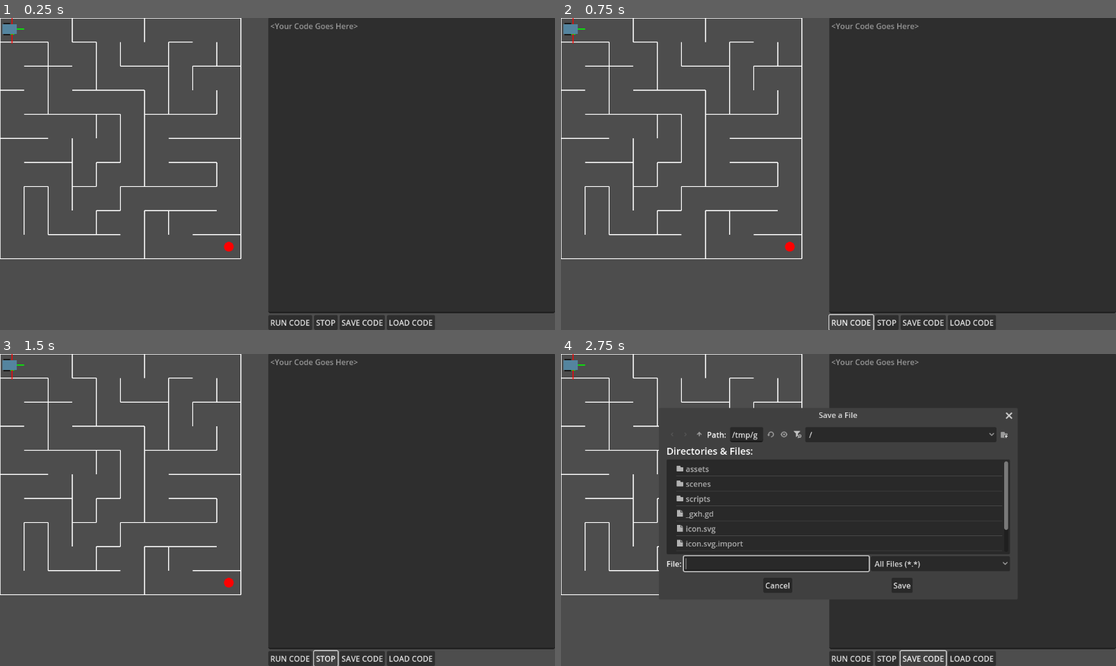
Above: before the commit, frames 1-4 (two rows, left to right).
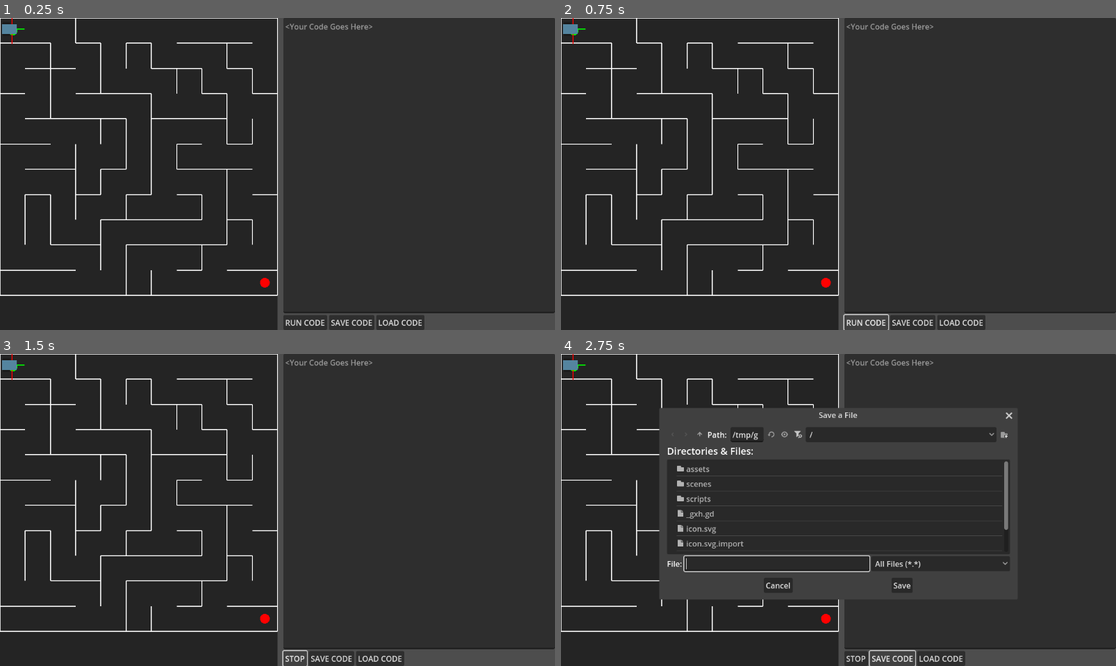
Above: after the commit, the same moments.

Repository: jamesabsolom/micromouse
Game: Godot game, scene res://scenes/main.tscn
The game is run twice, just before and just after one commit, with the same random seed, the same clock (stepped at 60 frames per second) and the same inputs.
Inputs:
- Up to frame 1 (0.25 s): no input
- Up to frame 2 (0.75 s): click "RUN CODE" at 0.5 s
- Up to frame 3 (1.5 s): click "STOP" at 1.25 s
- Up to frame 4 (2.75 s): click "SAVE CODE" at 2 s

The runs differ from the first frame. In frame 1, 50% of the frame differs, in the area x 0-79%, y 0-100%; in frame 2, 50%; in frame 3, 50%; in frame 4, 31%.

Commit message:
Added resize functionality to the windows

Diff:
--- a/scenes/main.tscn
+++ b/scenes/main.tscn
@@ -8,57 +8,89 @@
 
 [node name="Main" type="Node2D"]
 
-[node name="Maze" type="Node2D" parent="."]
+[node name="Mouse" parent="." instance=ExtResource("2_sugp2")]
+z_index = 6
+position = Vector2(25, 23)
+
+[node name="UI" type="CanvasLayer" parent="."]
+layer = -1
+
+[node name="HSplitContainer" type="HSplitContainer" parent="UI"]
+anchors_preset = 15
+anchor_right = 1.0
+anchor_bottom = 1.0
+grow_horizontal = 2
+grow_vertical = 2
+size_flags_horizontal = 2
+size_flags_vertical = 10
+split_offset = 560
+dragging_enabled = false
+
+[node name="Container" type="Control" parent="UI/HSplitContainer"]
+layout_mode = 2
+
+[node name="Maze" type="Node2D" parent="UI/HSplitContainer/Container"]
+z_index = 4
+z_as_relative = false
 script = ExtResource("1_0wfyh")
+background_path = NodePath("../bkgrnd")
+mouse_path = NodePath("../../../../Mouse")
+splitter_path = NodePath("../..")
 
-[node name="Goal" type="Area2D" parent="Maze"]
+[node name="Goal" type="Area2D" parent="UI/HSplitContainer/Container/Maze"]
 
-[node name="CollisionShape2D" type="CollisionShape2D" parent="Maze/Goal"]
+[node name="CollisionShape2D" type="CollisionShape2D" parent="UI/HSplitContainer/Container/Maze/Goal"]
 shape = SubResource("CircleShape2D_sugp2")
 
-[node name="UI" type="CanvasLayer" parent="."]
-
-[node name="VBoxContainer" type="VBoxContainer" parent="UI"]
-anchors_preset = 3
-anchor_left = 1.0
-anchor_top = 1.0
+[node name="bkgrnd" type="ColorRect" parent="UI/HSplitContainer/Container"]
+z_index = -10
+z_as_relative = false
+layout_mode = 1
+anchors_preset = 15
 anchor_right = 1.0
 anchor_bottom = 1.0
-offset_left = -595.0
-offset_top = -649.0
-grow_horizontal = 0
-grow_vertical = 0
-size_flags_vertical = 2
+grow_horizontal = 2
+grow_vertical = 2
+color = Color(0.142858, 0.142858, 0.142858, 1)
+
+[node name="Container2" type="Control" parent="UI/HSplitContainer"]
+layout_mode = 2
+size_flags_horizontal = 3
+
+[node name="VBoxContainer" type="VBoxContainer" parent="UI/HSplitContainer/Container2"]
+layout_mode = 1
+anchors_preset = 15
+anchor_right = 1.0
+anchor_bottom = 1.0
+grow_horizontal = 2
+grow_vertical = 2
+size_flags_stretch_ratio = 0.0
 script = ExtResource("2_jyhfs")
-mouse_path = NodePath("../../Mouse")
+mouse_path = NodePath("../../../../Mouse")
 
-[node name="CodeEditor" type="TextEdit" parent="UI/VBoxContainer"]
+[node name="CodeEditor" type="TextEdit" parent="UI/HSplitContainer/Container2/VBoxContainer"]
 layout_mode = 2
 size_flags_vertical = 3
 placeholder_text = "<Your Code Goes Here>"
 scroll_smooth = true
 
-[node name="HBoxContainer" type="HBoxContainer" parent="UI/VBoxContainer"]
+[node name="HBoxContainer" type="HBoxContainer" parent="UI/HSplitContainer/Container2/VBoxContainer"]
 layout_mode = 2
+size_flags_vertical = 0
 
-[node name="RunButton" type="Button" parent="UI/VBoxContainer/HBoxContainer"]
+[node name="RunButton" type="Button" parent="UI/HSplitContainer/Container2/VBoxContainer/HBoxContainer"]
 layout_mode = 2
 text = "RUN CODE"
 
-[node name="StopButton" type="Button" parent="UI/VBoxContainer/HBoxContainer"]
-layout_mode = 2
-text = "STOP"
-
-[node name="SaveButton" type="Button" parent="UI/VBoxContainer/HBoxContainer"]
+[node name="SaveButton" type="Button" parent="UI/HSplitContainer/Container2/VBoxContainer/HBoxContainer"]
 layout_mode = 2
 text = "SAVE CODE"
 
-[node name="LoadButton" type="Button" parent="UI/VBoxContainer/HBoxContainer"]
+[node name="LoadButton" type="Button" parent="UI/HSplitContainer/Container2/VBoxContainer/HBoxContainer"]
 layout_mode = 2
 text = "LOAD CODE"
 
-[node name="FileDialog" type="FileDialog" parent="UI/VBoxContainer"]
+[node name="FileDialog" type="FileDialog" parent="UI/HSplitContainer/Container2/VBoxContainer"]
 access = 2
 
-[node name="Mouse" parent="." instance=ExtResource("2_sugp2")]
-position = Vector2(25, 23)
+[connection signal="body_entered" from="UI/HSplitContainer/Container/Maze/Goal" to="UI/HSplitContainer/Container2/VBoxContainer" method="_on_Goal_body_entered"]
--- a/scripts/globals.gd
+++ b/scripts/globals.gd
@@ -4,9 +4,10 @@
 var interpreter_debug_enabled := false
 var debug_enabled := false
 var sensor_debug := false
+var print_parse_tree = false
 
 ## MOUSE SETTINGS ##
 var move_speed := 5
-var move_delay := 0.01
+var move_delay := 0.001
 var turn_delay := 0.01
-var repeat_delay := 0.01
+var repeat_delay := 0
--- a/scripts/maze.gd
+++ b/scripts/maze.gd
@@ -1,17 +1,33 @@
 extends Node2D
 
-const CELL_SIZE = 50
-const WIDTH = 10
-const HEIGHT = 10
+const WIDTH = 11
+const HEIGHT = 11
 
+var CELL_SIZE: float
 var grid = []
 var start = Vector2(0, 0)
 var end = Vector2(WIDTH - 1, HEIGHT - 1)
 
+@export var background_path: NodePath
+@export var mouse_path: NodePath
+@export var splitter_path: NodePath
+
 @onready var goal = $Goal
+@onready var background = get_node(background_path)
+@onready var mouse = get_node(mouse_path)
+@onready var splitter = get_node(splitter_path)
 
 func _ready():
 	generate_maze()
+	# Compute CELL_SIZE so the maze occupies half the screen width:
+	#   total maze pixel width = WIDTH * CELL_SIZE
+	#   we want: WIDTH * CELL_SIZE = viewport_width / 2
+	await get_tree().process_frame
+	splitter.set_split_offset(get_viewport_rect().size.x/2)
+	var vp_width = get_viewport_rect().size.x/2
+	print(vp_width)
+	CELL_SIZE = vp_width / WIDTH
+	mouse.resize_mouse(CELL_SIZE)
 	queue_redraw()
 	var goal_pos = end * CELL_SIZE + Vector2(CELL_SIZE / 2, CELL_SIZE / 2)
 	goal.global_position = goal_pos
@@ -22,6 +38,8 @@
 		shape.radius = CELL_SIZE / 3
 	elif shape is RectangleShape2D:
 		shape.extents = Vector2(CELL_SIZE / 3, CELL_SIZE / 3)
+
+	get_viewport().connect("size_changed", Callable(self, "_on_viewport_resized"))
 
 func generate_maze():
 	grid = []
@@ -118,7 +136,12 @@
 	draw_circle(start_pos, 10, Color.GREEN)
 	draw_circle(end_pos, 10, Color.RED)
 
-func _on_Goal_body_entered(body):
-	if body.name == "Mouse":
-		print("🎉 Robot reached the goal!")
-		body.get_parent().interpreter.stop()  # Or call from scene root/UI
+func _on_viewport_resized():
+	# Recompute CELL_SIZE and redraw
+	splitter.set_split_offset(get_viewport_rect().size.x/2)
+	var vp_width = get_viewport_rect().size.x/2
+	print(vp_width)
+	CELL_SIZE = vp_width / WIDTH
+	mouse.resize_mouse(CELL_SIZE)
+	draw_maze()
+	queue_redraw()
--- a/scripts/mouse.gd
+++ b/scripts/mouse.gd
@@ -8,6 +8,7 @@
 @onready var front_prox: RayCast2D = $FrontProx
 @onready var left_prox: RayCast2D = $LeftProx
 @onready var right_prox: RayCast2D = $RightProx
+@onready var starting_scale = self.scale
 
 func _ready() -> void:
 	move_speed = Globals.move_speed
@@ -18,6 +19,7 @@
 	# Ensure raycasts are active
 	for rc in [front_prox, left_prox, right_prox]:
 		rc.enabled = true
+	await get_tree().process_frame
 
 func _process(_delta: float) -> void:
 	# Update raycasts and redraw each frame
@@ -60,3 +62,9 @@
 func reset() -> void:
 	position = start_position
 	rotation = start_rotation
+
+func resize_mouse(cell_size: float):
+	var ratio = cell_size/50
+	print(ratio)
+	self.scale.x = starting_scale.x * ratio
+	self.scale.y = starting_scale.y * ratio
--- a/scripts/mouse_interpreter.gd
+++ b/scripts/mouse_interpreter.gd
@@ -10,24 +10,35 @@
 var mouse: Node = null
 var max_iterations := 1000
 var stop_flag := false
+var _run_id: int = 0
 
 func stop():
+	reset()
+	emit_signal("line_changed", -1)
+	emit_signal("finished")
+
+func reset():
+	# cancel any pending run immediately
+	_run_id += 1
 	running = false
-	stop_flag = true
-	emit_signal("finished")
+	stop_flag = false
+	command_queue.clear()
+	emit_signal("finished")  # so UI toggles back
 
 func run_script(script_text: String, mouse_ref: Node):#
 	mouse = mouse_ref
 	command_queue = parse_script(script_text)
-	print("=== PARSE TREE ===")
-	dump_commands(command_queue)
-	print("=== END PARSE TREE ===")
+	if Globals.print_parse_tree:
+		print("=== PARSE TREE ===")
+		dump_commands(command_queue)
+		print("=== END PARSE TREE ===")
 	if command_queue.is_empty():
 		push_error("No commands to run.")
 		return
+	var my_token := _run_id
 	running = true
 	stop_flag = false
-	await _run_command_list(command_queue)
+	await _run_command_list(command_queue, my_token)
 
 func parse_script(script: String) -> Array:
 	var lines = script.split("\n", false)
@@ -35,7 +46,6 @@
 	var stack: Array = []
 	for i in range(lines.size()):
 		var raw_line: String = lines[i]
-		# → DEBUG: show raw content and computed indent
 		var indent := 0
 		var rest := raw_line
 		while rest.begins_with("\t") or rest.begins_with("    "):
@@ -46,7 +56,7 @@
 				indent += 1
 				rest = rest.substr(4)
 		var trimmed := rest.strip_edges()
-		print("DEBUG parse: line %d → indent=%d, trimmed=\"%s\"" % [i+1, indent, trimmed])
+		#print("DEBUG parse: line %d → indent=%d, trimmed=\"%s\"" % [i+1, indent, trimmed])
 		if trimmed == "" or trimmed.begins_with("#"):
 			continue
 		var content := trimmed.to_upper()
@@ -110,13 +120,12 @@
 		else:
 			push_error("Unknown command: %s" % trimmed)
 			return []
-	print_debug("=== PARSE TREE ===")
-	_debug_print_commands(root_commands)
-	print_debug("=== END PARSE TREE ===")
 	return root_commands
 
-func _run_command_list(commands: Array) -> void:
+func _run_command_list(commands: Array, token: int) -> void:
 	for cmd in commands:
+		if token != _run_id or stop_flag:
+			return
 		emit_signal("line_changed", cmd.get("line", -1))
 		if stop_flag:
 			push_warning("Execution stopped manually.")
@@ -127,19 +136,22 @@
 
 		match cmd["action"]:
 			"move":
-				mouse.move_forward()
+				if token == _run_id:
+					mouse.move_forward()
 			"left":
-				mouse.turn_left()
+				if token == _run_id:
+					mouse.turn_left()
 			"right":
-				mouse.turn_right()
+				if token == _run_id:
+					mouse.turn_right()
 			"loop":
 				var count := 0
-				while running and not stop_flag:
+				while token == _run_id and running and not stop_flag:
 					if count > max_iterations:
 						push_error("Infinite loop detected — execution aborted.")
 						running = false
 						return
-					await _run_command_list(cmd["body"])
+					await _run_command_list(cmd["body"], token)
 					count += 1
 
 			"while":
@@ -149,34 +161,36 @@
 				var sensor_name: String = cmd["condition"]
 				var negate: bool = cmd.get("negate", false)
 				# loop only while the (possibly‐negated) sensor stays true
-				while running \
-				  and not stop_flag \
-				  and (mouse.read_sensor(sensor_name) != negate):
+				while token == _run_id and running and not stop_flag and (mouse.read_sensor(sensor_name) != negate):
 					if wcount >= max_iterations:
 						push_error("Infinite loop detected — execution aborted.")
 						running = false
 						return
-					await _run_command_list(cmd["body"])
+					await _run_command_list(cmd["body"], token)
 					wcount += 1
 				# jump straight back to the outer LOOP when the sensor flips
 				return
 
 			"repeat":
 				for i in range(cmd["count"]):
-					if stop_flag:
+					if stop_flag or token != _run_id:
+						print("TOKEN INVALIDATED")
 						return
-					await _run_command_list(cmd["body"])
+					await _run_command_list(cmd["body"], token)
 
 			"if":
 				var sensor_name: String = cmd["condition"]
-				var raw_val: bool    = mouse.read_sensor(sensor_name)
-				var neg: bool        = cmd.get("negate", false)
+				var raw_val: bool = mouse.read_sensor(sensor_name)
+				var neg: bool = cmd.get("negate", false)
 				# Godot inline‐if instead of C‐style ternary:
 				var result: bool = raw_val if not neg else not raw_val
 				if result:
-					await _run_command_list(cmd["body"])
+					await _run_command_list(cmd["body"], token)
 				else:
-					await _run_command_list(cmd["else_body"])
+					await _run_command_list(cmd["else_body"], token)
+
+		if token != _run_id or stop_flag:
+			return
 
 		var delay: float
 		match cmd["action"]:
@@ -186,7 +200,8 @@
 				delay = Globals.repeat_delay
 			_:
 				delay = Globals.move_delay
-		await get_tree().create_timer(delay).timeout
+		if delay != 0:
+			await get_tree().create_timer(delay).timeout
 
 	if not stop_flag:
 		emit_signal("finished")
--- a/scripts/script_runner.gd
+++ b/scripts/script_runner.gd
@@ -18,19 +18,21 @@
 	interpreter.line_changed.connect(_on_line_changed)
 	interpreter.finished.connect(_on_execution_finished)
 	run_button.pressed.connect(_on_run_pressed)
-	stop_button.pressed.connect(_on_Stop_pressed)
 	save_button.pressed.connect(_on_save_pressed)
 	load_button.pressed.connect(_on_load_pressed)
 	file_dialog.file_selected.connect(_on_file_selected)
 
 func _on_run_pressed():
-	var code = code_editor.text
-	var mouse = get_node(mouse_path)
-	mouse.reset()
-	interpreter.run_script(code, mouse)
-
-func _on_Stop_pressed():
-	interpreter.stop()
+	if interpreter.running:
+		interpreter.stop()
+		run_button.text = "RUN CODE"
+	else:
+		var code = code_editor.text
+		var mouse = get_node(mouse_path)
+		mouse.reset()
+		await get_tree().create_timer(0.5).timeout
+		interpreter.run_script(code, mouse)
+		run_button.text = "STOP"
 
 func _on_line_changed(line_num: int):
 	if last_highlighted_line >= 0:
@@ -66,3 +68,10 @@
 		var file = FileAccess.open(path, FileAccess.READ)
 		if file:
 			code_editor.text = file.get_as_text()
+
+func _on_Goal_body_entered(body):
+	print(body.name)
+	if body.name == "Mouse":
+		print("🎉 Robot reached the goal!")
+		interpreter.stop()  # Or call from scene root/UI
+		run_button.text = "RUN CODE"
